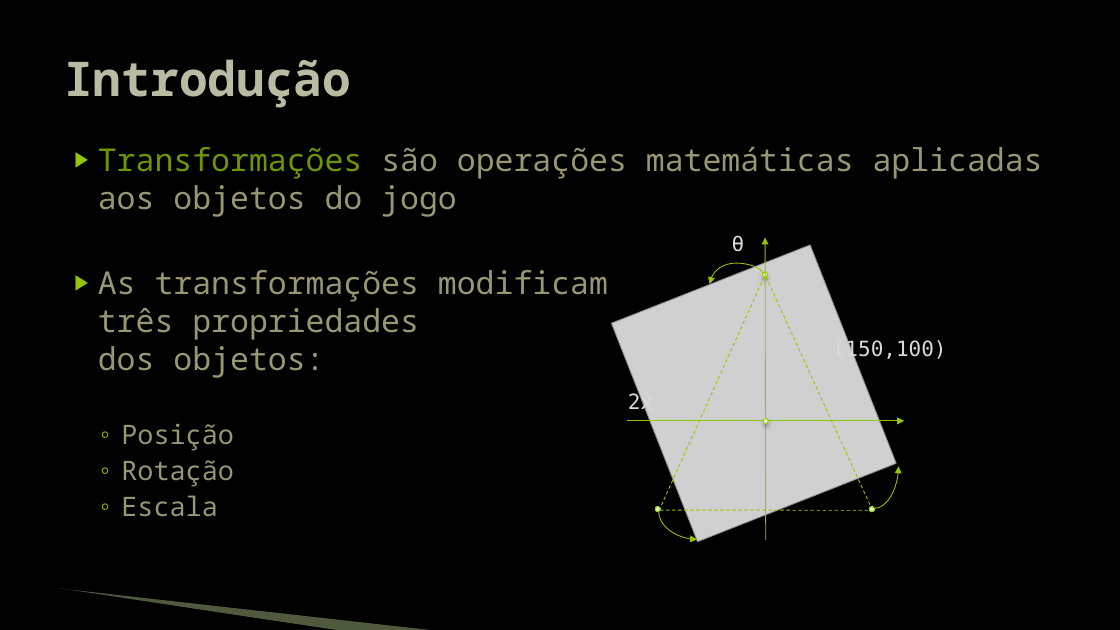
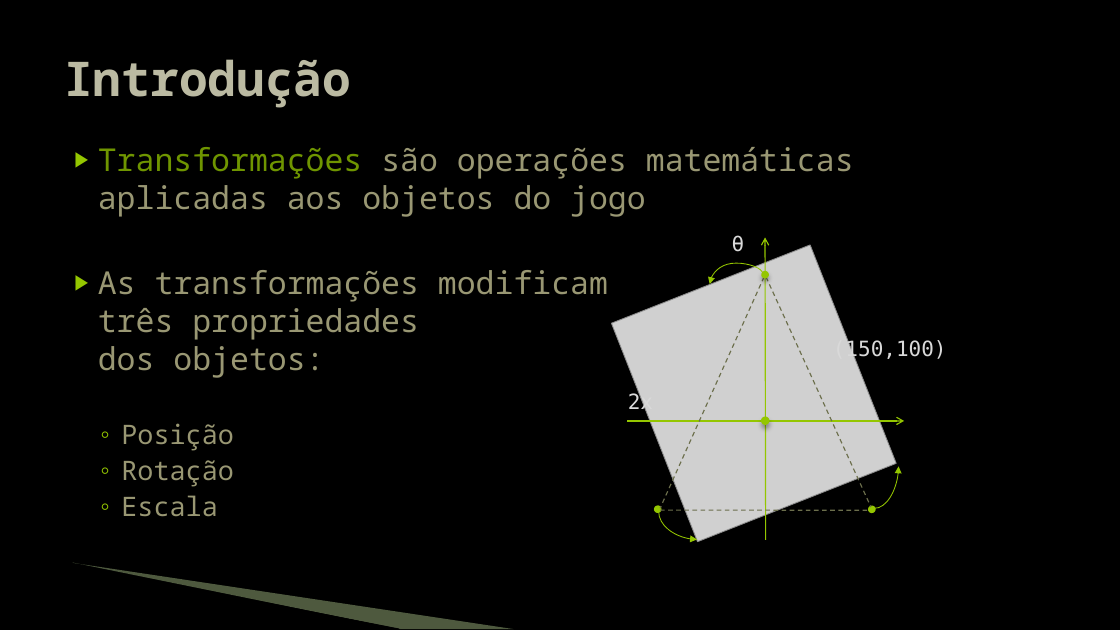
Before and after one commit to JudsonSS/Jogos, a slide deck: slide 2 of Slides/20. Transformações.pptx. Drawn at 1120x630 pixels with LibreOffice and Linux fonts; fonts in the diff are those of the drawing; grey boxes stand for pictures; background and template pictures are left out. Boxes give left, top, right and bottom in pixels: in the first picture for what was removed or moved away, otherwise in the second. Text is boxed around its words. In the diff, an @@ line names an element or a change of style, - is before the commit and + after.

```diff
--- a/Slides/20. Transformações.pptx
+++ b/Slides/20. Transformações.pptx
@@ text "Transformações são operações matemáticas aplicadas ..." rewrapped from (98,147,1043,516) to (98,147,854,516) @@
@@ arrow (766, 540) - (765, 238): stroke #94C600 0.75 pt to #94C600 1 pt; arrowheads changed @@
@@ line (765, 277) - (660, 508): stroke #94C600 0.75 pt dashed to #6C6F4C 1 pt dashed @@
@@ line (766, 277) - (871, 507): stroke #94C600 0.75 pt dashed to #6C6F4C 1 pt dashed @@
@@ ellipse at (762,418,769,424): fill gradient #C8F492 to #E5FFC7 to #ECFFD8 to #94C600; outline #94C600 0.75 pt to #94C600 3 pt @@
@@ arrow (628, 421) - (904, 421): stroke #94C600 0.75 pt to #94C600 1 pt; arrowheads changed @@
@@ fill gradient #C8F492 to #E5FFC7 to #ECFFD8 to #94C600; outline #94C600 0.75 pt to #94C600 2.25 pt in 3 elements at (762,271,769,278), (655,506,661,512), (869,506,875,512) @@
@@ ellipse removed at (869,506,875,512) @@
@@ line (660, 510) - (870, 510): stroke #94C600 0.75 pt dashed to #6C6F4C 1 pt dashed @@
@@ freeform shape: place and size @@
-freeform shape at (60,590,340,630)
+freeform shape at (71,565,400,629)
@@ freeform shape: place and size @@
-freeform shape at (61,589,437,630)
+freeform shape at (73,563,514,629)
```
Also in this commit, not shown: 10 other slides changed.
